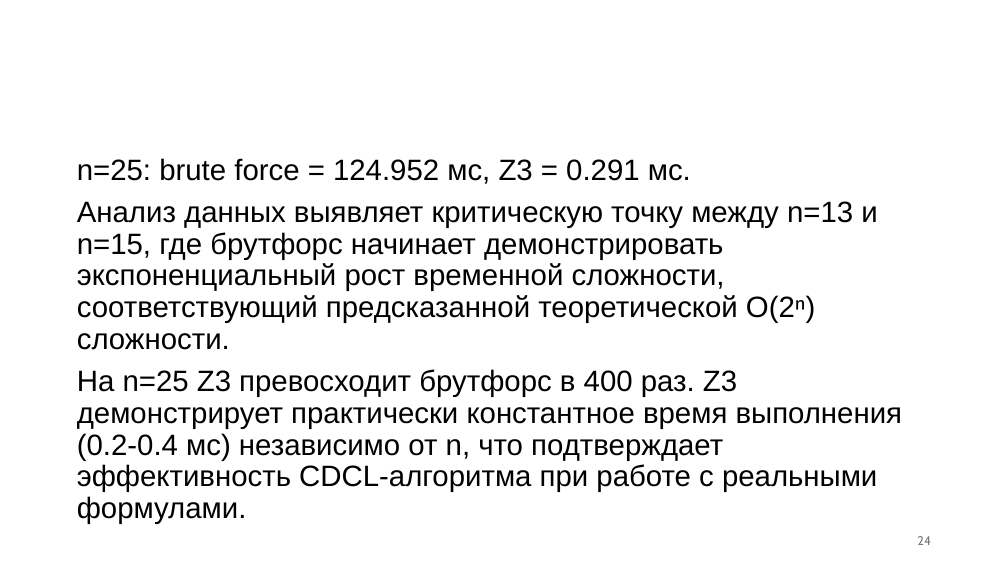
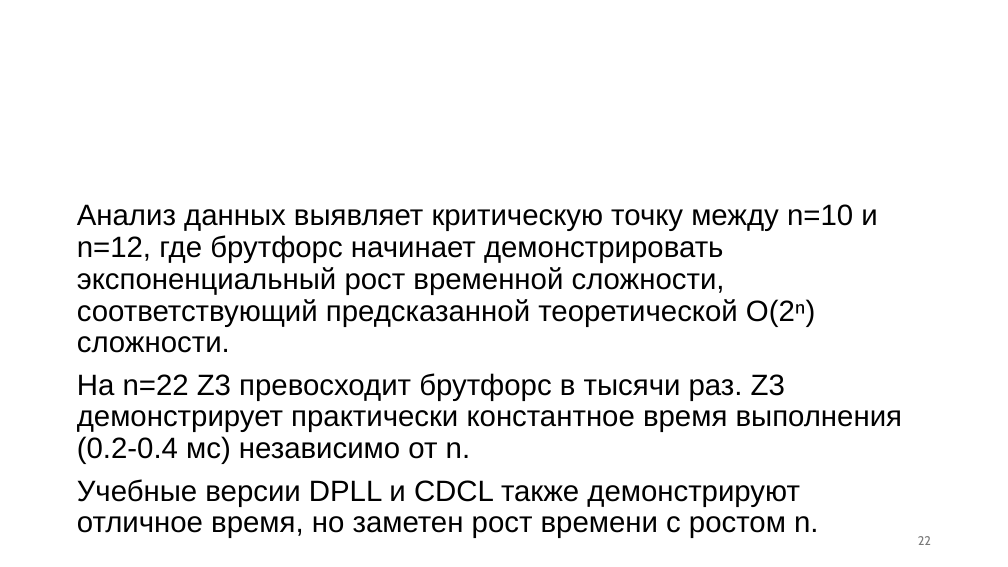
Before and after one commit to PlatonBarchenkov/SAT_Solver, a slide deck: slide 22 of SAT-решатели (презентация).pptx (slide 24 before the commit). Drawn at 1008x567 pixels with LibreOffice and Linux fonts; fonts in the diff are those of the drawing; background and template pictures are left out. Boxes give left, top, right and bottom in pixels: in the first picture for what was removed or moved away, otherwise in the second. Text is boxed around its words. In the diff, an @@ line names an element or a change of style, - is before the commit and + after.

Commit message:
tests with DPLL & CDCL

```diff
--- a/SAT-решатели (презентация).pptx
+++ b/SAT-решатели (презентация).pptx
@@ text at bbox=[77, 204, 903, 538]: text changed @@
-n=25: brute force = 124.952 мс, Z3 = 0.291 мс.
-Анализ данных выявляет критическую точку между n=13 и n=15, где брутфорс начинает демонстрировать экспоненциальный рост временной сложности, соответствующий предсказанной теоретической O(2ⁿ) сложности.
-На n=25 Z3 превосходит брутфорс в 400 раз. Z3 демонстрирует практически константное время выполнения (0.2-0.4 мс) независимо от n, что подтверждает эффективность CDCL-алгоритма при работе с реальными формулами.
+Анализ данных выявляет критическую точку между n=10 и n=12, где брутфорс начинает демонстрировать экспоненциальный рост временной сложности, соответствующий предсказанной теоретической O(2ⁿ) сложности.
+На n=22 Z3 превосходит брутфорс в тысячи раз. Z3 демонстрирует практически константное время выполнения (0.2-0.4 мс) независимо от n.
+Учебные версии DPLL и CDCL также демонстрируют отличное время, но заметен рост времени с ростом n.
@@ page number at bbox=[918, 536, 931, 545]: text changed @@
-24
+22
```
Also in this commit, not shown: 5 other slides changed, 2 slides removed, 4 other files.
